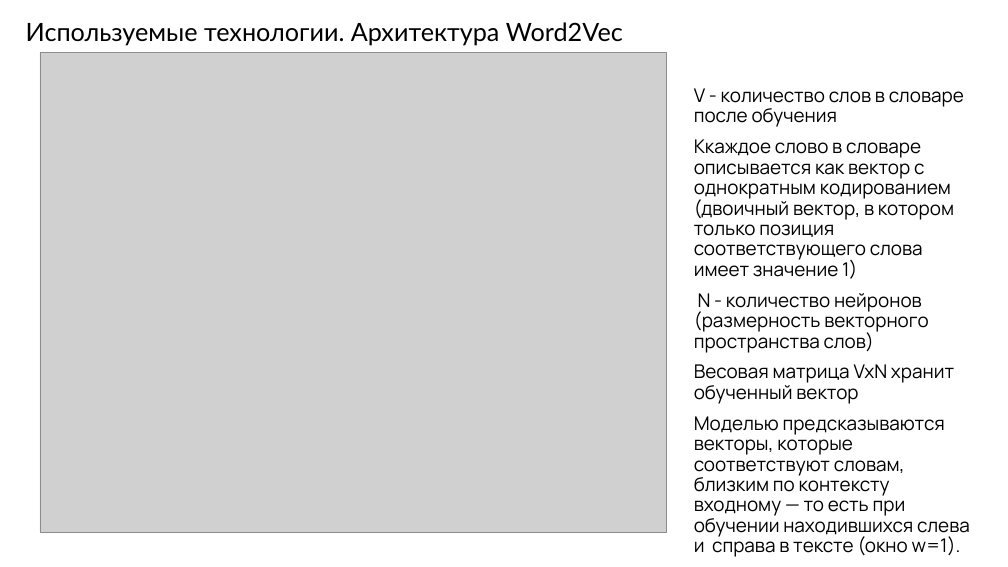
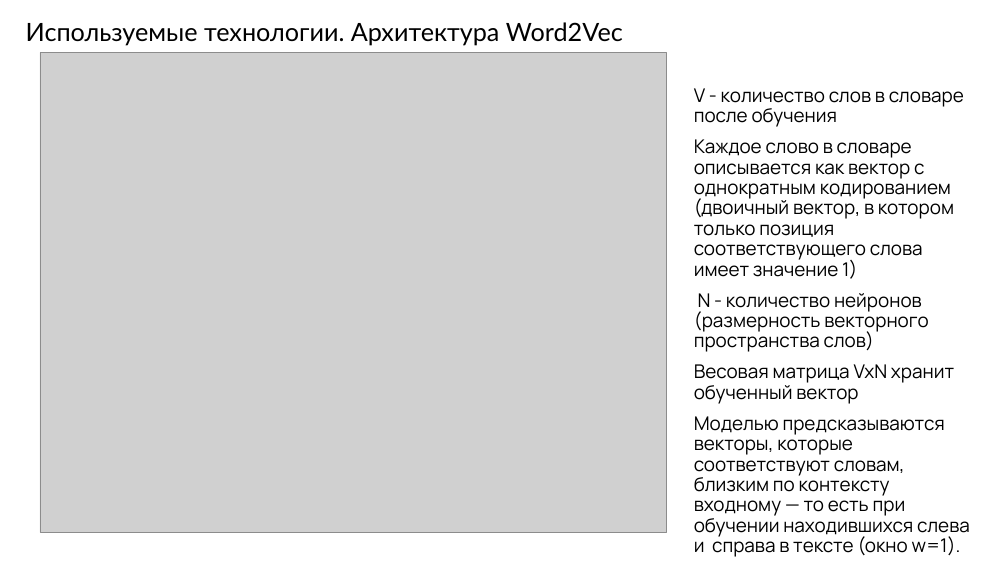
Before and after one commit to PaiNt-git/study.mag_diploma, a slide deck: slide 9 of Мой диплом/ВКР-набор-документов/Презентация-Забавин v02.pptx. Drawn at 1008x567 pixels with LibreOffice and Linux fonts; fonts in the diff are those of the drawing; grey boxes stand for pictures; background and template pictures are left out. Boxes give left, top, right and bottom in pixels: in the first picture for what was removed or moved away, otherwise in the second. Text is boxed around its words. In the diff, an @@ line names an element or a change of style, - is before the commit and + after.

```diff
--- a/Мой диплом/ВКР-набор-документов/Презентация-Забавин v02.pptx
+++ b/Мой диплом/ВКР-набор-документов/Презентация-Забавин v02.pptx
@@ text at bbox=[694, 139, 954, 279]: text changed @@
-Ккаждое слово в словаре описывается как вектор с однократным кодированием (двоичный вектор, в котором только позиция соответствующего слова имеет значение 1)
+Каждое слово в словаре описывается как вектор с однократным кодированием (двоичный вектор, в котором только позиция соответствующего слова имеет значение 1)
```
Also in this commit, not shown: 1 other file.
